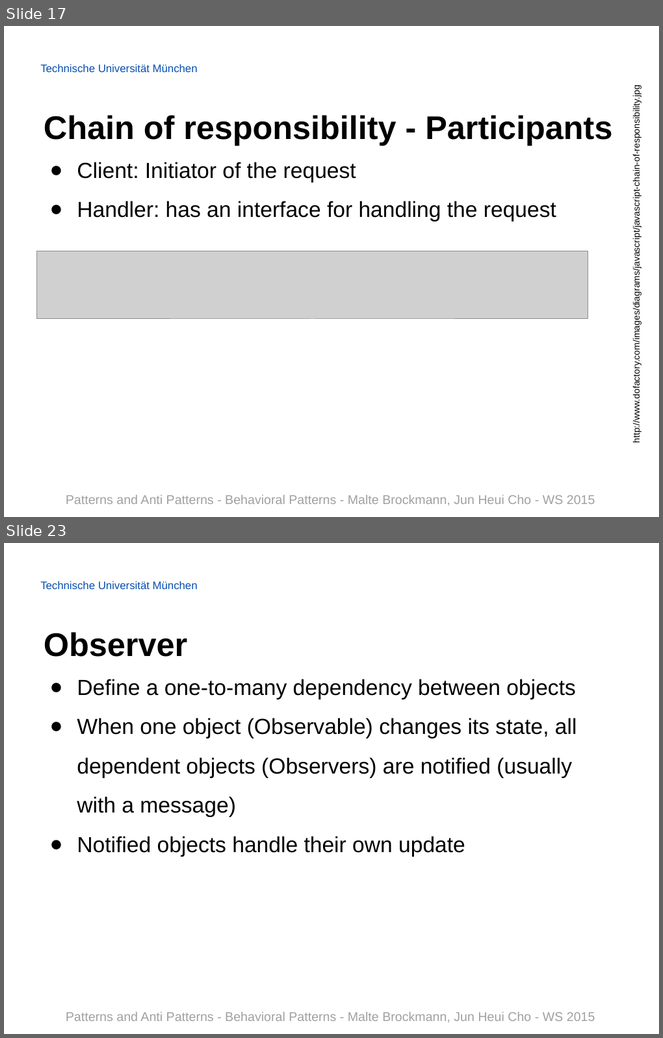
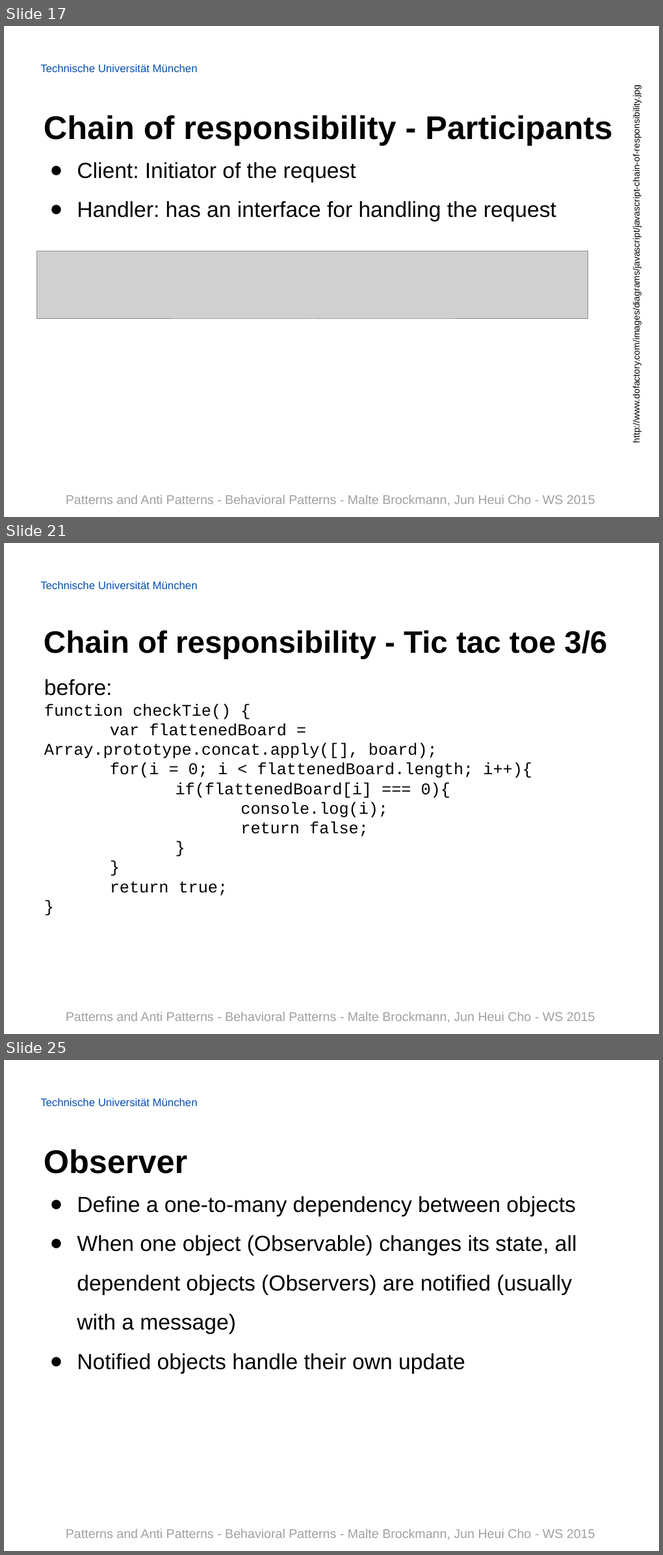
Before and after one commit to Painted6/Behavioral-design-patterns, a slide deck: Behavioral Patterns - JS Patterns and Anti Patterns.pptx. Shown one above the other, each under a label of ours: slides 17 and 23 before the commit, slides 17, 21 and 25 after it; the slides between them are not shown. The pictures are 663x1038 and 663x1555 pixels, drawn with LibreOffice and Linux fonts; fonts in the diff are those of the drawing; grey boxes stand for pictures; background and template pictures are left out. Boxes give left, top, right and bottom in pixels: in the first picture for what was removed or moved away, otherwise in the second. Text is boxed around its words. In the diff, an @@ line names an element or a change of style, - is before the commit and + after.

```diff
--- a/Behavioral Patterns - JS Patterns and Anti Patterns.pptx
+++ b/Behavioral Patterns - JS Patterns and Anti Patterns.pptx
@@ slide 21 added at (4,543,659,1034), background picture (left out); not listed: 2 template elements that a slide beside it also shows @@
@@ title added at (44,630,607,659), 34 pt, text #000000, bold @@
+Chain of responsibility - Tic tac toe 3/6
@@ text added at (44,679,532,896), 18 pt, text #000000 @@
+before:
+function checkTie() {
+var flattenedBoard = Array.prototype.concat.apply([], board);
+for(i = 0; i < flattenedBoard.length; i++){
+if(flattenedBoard[i] === 0){
+console.log(i);
+return false;
+}
+}
+return true;
+}
@@ what was slide 23 is now slide 25 @@
```
Also in this commit, not shown: 5 slides changed, 1 other slide added.
